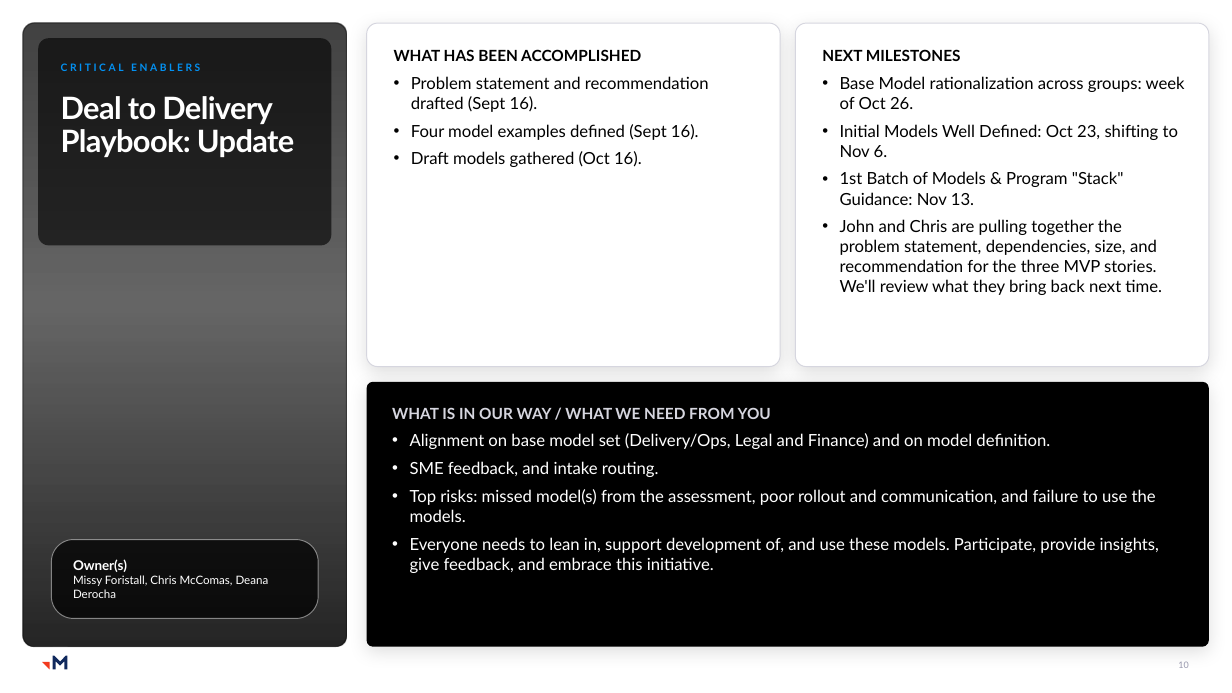
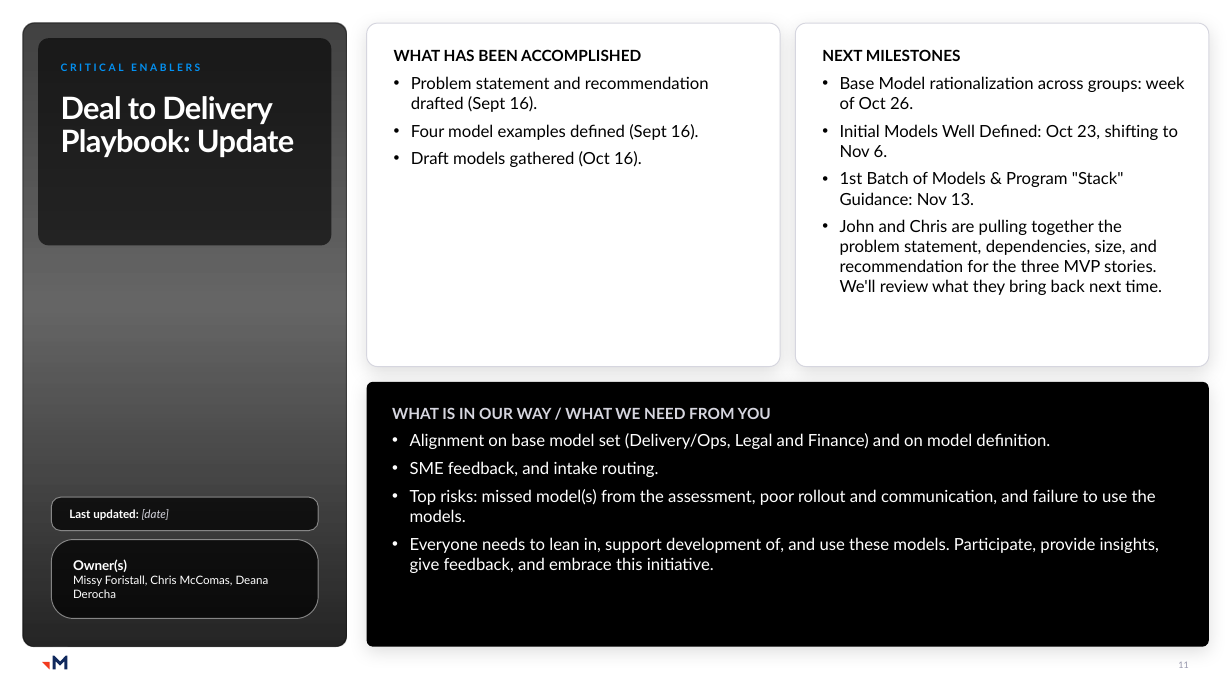
Before and after one commit to RachelHarrisMerkle/BasicMerkle, a slide deck: slide 11 of Priorities_Master.pptx (slide 10 before the commit). Drawn at 1232x693 pixels with LibreOffice and Linux fonts; fonts in the diff are those of the drawing; grey boxes stand for pictures. Boxes give left, top, right and bottom in pixels: in the first picture for what was removed or moved away, otherwise in the second. Text is boxed around its words. In the diff, an @@ line names an element or a change of style, - is before the commit and + after.

```diff
--- a/Priorities_Master.pptx
+++ b/Priorities_Master.pptx
@@ rounded rectangle added at (52,497,319,531), fill #000000 at 72% opacity, outline #FFFFFF 0.75 pt, 9 pt, text #FFFFFF, bold @@
+Last updated: [date]
@@ page number at (1178,662,1188,668): text changed @@
-10
+11
```
Also in this commit, not shown: 7 other slides changed, 1 slide added, 1 other file.
